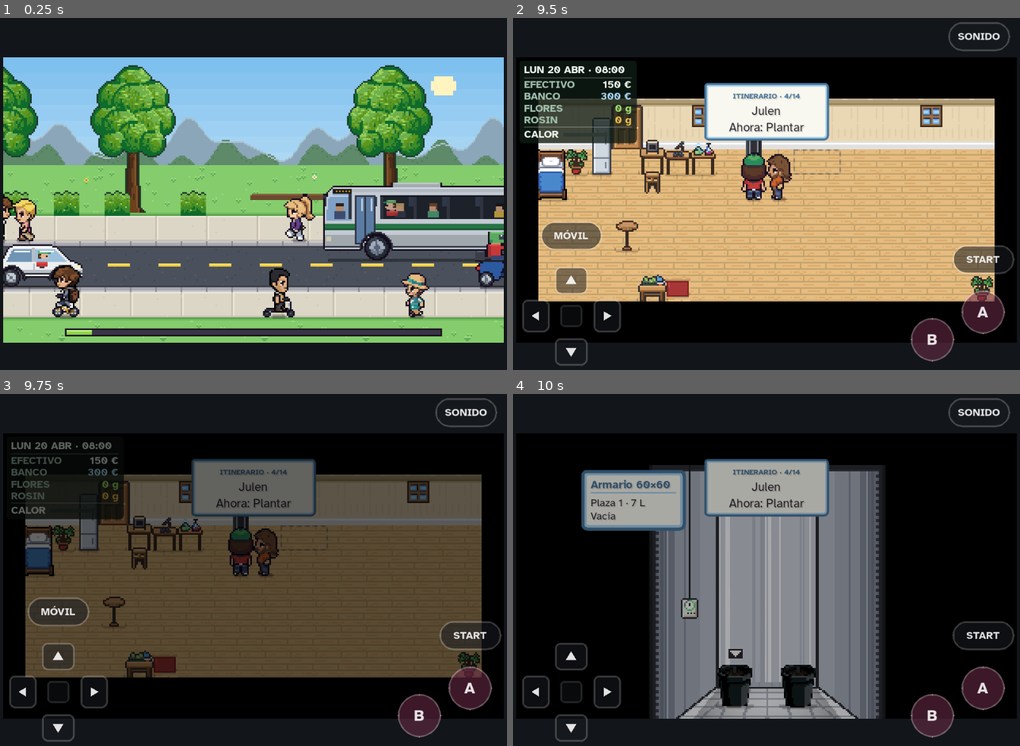
Above: before the commit, frames 1-4 (two rows, left to right).
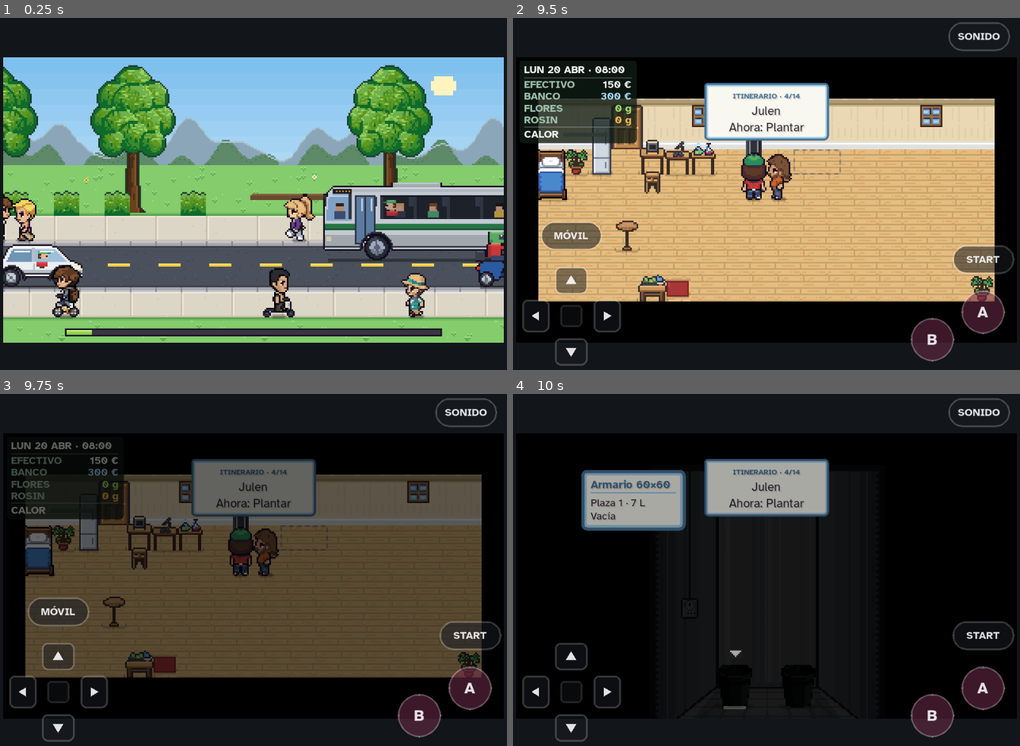
Above: after the commit, the same moments.

Repository: u0921985828-arch/Strainmon
Game: Godot game, scene res://juego.tscn
Two runs of this game, one before a commit and one after it. Both use one fixed random seed, a clock stepped at 60 frames per second and the inputs below.
Inputs (mouse positions are in pixels of both pictures, inside the frame that each line leads up to):
- Up to frame 1 (0.25 s): no input
- Up to frame 2 (9.5 s): tap Enter at 0.5 s; move the mouse to (878, 179) at 0.52 s; hold Right 0.53-1.25 s; tap Z at 0.6 s; click (878, 179) at 0.67 s; tap Space at 0.77, 3.77, 5.75, 6.77 s; drag from (665, 218) to (741, 274) at 1.27 s; move the mouse to (817, 116) at 2.02 s; hold Right 2.03-2.75 s; tap Keypad Enter at 2.1 s; drag from (741, 274) to (614, 141) at 2.77 s; move the mouse to (918, 257) at 3.52 s; hold Left 3.53-4.25 s; tap X at 3.6 s; drag from (614, 141) to (690, 106) at 4.27 s; move the mouse to (791, 201) at 5.02 s; hold Down 5.03-5.75 s; tap K at 5.1 s; click (791, 201) at 5.17 s; drag from (690, 106) to (665, 218) at 5.77 s; move the mouse to (878, 179) at 6.52 s; hold Up 6.53-7.25 s; tap M at 6.6 s; drag from (665, 218) to (741, 274) at 7.27 s; move the mouse to (817, 116) at 8.02 s; hold Down 8.03-8.75 s; tap P at 8.1 s; drag from (741, 274) to (614, 141) at 8.77 s
- Up to frame 3 (9.75 s): move the mouse to (405, 633) at 9.52 s; hold Up from 9.53 s (still down); tap Enter at 9.6 s; click (405, 633) at 9.67 s
- Up to frame 4 (10 s): keep holding Up; tap Space at 9.77 s

Frames 1-3 are identical in both runs. In frame 4, 27% of the frame differs, in the area x 27-73%, y 20-93%.

Commit message:
Retrato del cliente, nave cerrada hasta alquilarla y por reformar, carpa a oscuras salvo la luz
- retrato_de: la etiqueta de un cliente (TURISTA, PIJO…) da el muñeco con el que hablas (etiquetas_ct)
- puerta_cerrada/gate_cerrado: la nave y los locales sin alquilar se pintan cerrados
- Arrieta: «Verla por dentro» lleva a nave-r (vacía, con trastos) y al salir repite la oferta
- vista C con CAL: fuera del haz a oscuras, reflejo de las paredes por escalones, apagada al 16 %
- pruebas nuevas nave_puerta.gd (28) y luz_carpa.gd (30); retratos.gd §3c

Co-Authored-By: Claude Opus 5.5 <noreply@anthropic.com>
Claude-Session: https://claude.ai/code/session_01WWCwQsjgK3rvw6gQoSEGYZ

Diff:
--- a/ribera-verde/godot/src/arte.gd
+++ b/ribera-verde/godot/src/arte.gd
@@ -376,6 +376,50 @@
 	cache[k] = o
 	return o
 
+# lo que reflejan las paredes plateadas (con CAL): la distancia (en casillas de 8 vecinos) de cada píxel al haz de la luz L, en
+# escalones como el pixel art: en el haz, 1; a 3 px, .78; a 7, .62; a 12, .52; más lejos, amb (el shader de la vista C la usa)
+const REFLEJO := [[0, 1.0], [3, .78], [7, .62], [12, .52]]
+static func reflejo(L: Image, amb: float) -> Image:
+	var k := "refl|%d|%s" % [L.get_instance_id(), amb]
+	if cache.has(k):
+		return cache[k]
+	var W := L.get_width()
+	var H := L.get_height()
+	var d := PackedInt32Array()
+	d.resize(W * H)
+	for y in H:
+		for x in W:
+			d[y * W + x] = 0 if L.get_pixel(x, y).a8 else 9999
+	for y in H:   # dos pasadas de chaflán (Chebyshev)
+		for x in W:
+			var i := y * W + x
+			if x > 0: d[i] = mini(d[i], d[i - 1] + 1)
+			if y > 0:
+				d[i] = mini(d[i], d[i - W] + 1)
+				if x > 0: d[i] = mini(d[i], d[i - W - 1] + 1)
+				if x < W - 1: d[i] = mini(d[i], d[i - W + 1] + 1)
+	for y in range(H - 1, -1, -1):
+		for x in range(W - 1, -1, -1):
+			var i := y * W + x
+			if x < W - 1: d[i] = mini(d[i], d[i + 1] + 1)
+			if y < H - 1:
+				d[i] = mini(d[i], d[i + W] + 1)
+				if x < W - 1: d[i] = mini(d[i], d[i + W + 1] + 1)
+				if x > 0: d[i] = mini(d[i], d[i + W - 1] + 1)
+	var o := Image.create(W, H, false, Image.FORMAT_L8)
+	for y in H:
+		for x in W:
+			var v := amb
+			for e in REFLEJO:
+				if d[y * W + x] <= int(e[0]):
+					v = maxf(amb, float(e[1]))
+					break
+			o.set_pixel(x, y, Color(v, v, v))
+	if cache.size() > 1024:   # R7: tope
+		cache.clear()
+	cache[k] = o
+	return o
+
 # de dónde cuelga la campana (vcCuelga): la primera y la última columna con algo de su fila de arriba (las cuerdas de los LED) y esa fila
 const VC_CUERDA := Color8(28, 29, 34)
 const VC_POLEA := [Color8(58, 60, 68), Color8(122, 133, 132)]   # cuerpo y brillo de la rueda
--- a/ribera-verde/godot/src/mundo.gd
+++ b/ribera-verde/godot/src/mundo.gd
@@ -42,6 +42,7 @@
 	super()
 	MAPS = D.MAPS.duplicate(true)
 	Datos.enteros(MAPS)
+	mapa_nave_r()
 
 # ---------- utilidades (00-nucleo) ----------
 static func mayus(t: String) -> String:
@@ -270,6 +271,8 @@
 		k = k.substr(4)
 	if k == "" or k in NO_PERSONA:
 		return null
+	if habla_look is Dictionary and k in etiquetas_ct():   # el cliente con el que hablas (TURISTA, PIJO…): su muñeco, no el NPC turista
+		return [habla_look, mujer_look(habla_look)]
 	if B is Dictionary and B.get("kind") in ["thief", "police"] and B.get("look") is Dictionary and _llano(str(B.get("name", ""))) == k:
 		return [B.look, mujer_look(B.look)]   # el ladrón de la pelea, con su capucha, y el agente (no un cliente al azar)
 	if _looks_n.is_empty():
@@ -304,6 +307,17 @@
 	if " " in k or k.length() < 3:
 		return null
 	return [Datos.rand_look("ret" + k, "client"), mujer_nombre(k)]
+
+var _etq_ct := []
+func etiquetas_ct() -> Array:
+	if _etq_ct.is_empty():
+		for t in D.CTYPES:
+			_etq_ct.append(_llano(str(D.CTYPES[t].label)))
+			_etq_ct.append(_llano(Datos.tp(str(D.CTYPES[t].label))))
+		for t in D.GENERO.ctM:
+			_etq_ct.append(_llano(str(D.GENERO.ctM[t])))
+			_etq_ct.append(_llano(Datos.tp(str(D.GENERO.ctM[t]))))
+	return _etq_ct
 
 # PIJA, CATADORA: la etiqueta del tipo de cliente, en femenino si es una chica (1.43.3)
 func etiqueta_ct(t: String, m: bool) -> String:
@@ -809,6 +823,24 @@
 			n.o[int(q[1])][int(q[0])] = "estanteC"   # i18n-no
 			ne -= 1
 	montar_puertas("nave")   # 1.51: el despacho y la habitación, detrás de sus puertas
+
+# (lo pidió el usuario: «cuando lo vayas a alquilar, entres al local y por reformar»): la nave sin alquilar por dentro (nave-r),
+# la de siempre sin muebles y con los trastos del último inquilino; se entra con Arrieta (talk_nave), no por la persiana
+const NAVE_RUINA := [[0, 2, "crate"], [1, 2, "cajasT"], [4, 2, "sacos"], [5, 2, "crate"], [9, 2, "bidonT"], [10, 2, "barrilT"],
+	[14, 2, "neumT"], [16, 2, "cajasT"], [17, 2, "crate"], [2, 5, "neumT"], [11, 4, "garrafa"], [12, 5, "cuboS"], [15, 6, "crate"], [16, 6, "sacos"]]   # i18n-no
+
+func mapa_nave_r() -> void:
+	if not D.MAPS.has("nave"):
+		return
+	var m: Dictionary = D.MAPS.nave.duplicate(true)
+	Datos.enteros(m)
+	m.name = "nave-r"
+	for y in m.h:
+		for x in m.w:
+			m.o[y][x] = null
+	for q in NAVE_RUINA:
+		m.o[q[1]][q[0]] = q[2]
+	MAPS["nave-r"] = m
 
 # MAESTRO [8]: el despacho de lujo (DESPACHO): la tarima, las paredes, la alfombra y los muebles, sobre la copia del de siempre
 var _desp0 = null
@@ -1953,6 +1985,10 @@
 		montar_casa()
 	if name_ == "nave":
 		montar_nave()
+	if Datos.CAL and name_ == "valdehierro" and S.flags.get("naveVer"):   # de ver la nave por dentro: Arrieta, en la calle, pregunta
+		S.flags.erase("naveVer")
+		if S.get("nave") == null:
+			queue("naveVer", func(): await nave_vista())
 	if name_ == "alto":
 		montar_alto()
 	if name_ == "camarote":
@@ -2224,6 +2260,9 @@
 func navero_de(_i: int):
 	return null
 
+func nave_vista() -> void:
+	pass
+
 func entra_local(_d):
 	pass
 
--- a/ribera-verde/godot/src/pinta.gd
+++ b/ribera-verde/godot/src/pinta.gd
@@ -899,7 +899,7 @@
 		var gp: String = "edificio-" + b.get("puerta", b.id)
 		if b.get("doorX") != null and Atlas.anim_de(gp, "puerta"):
 			var dy: int = b.y0 + b.h - 1
-			var abierta: bool = J.P.x >= b.doorX and J.P.x <= b.doorX + (1 if b.get("ancha") else 0) and (J.P.y == dy or J.P.y == dy + 1)
+			var abierta: bool = J.P.x >= b.doorX and J.P.x <= b.doorX + (1 if b.get("ancha") else 0) and (J.P.y == dy or J.P.y == dy + 1) and not J.puerta_cerrada(m, b)
 			var p = Atlas.frame_de(gp, "puerta", "unica", 0, {"i": -1 if abierta else 0})
 			if p:
 				_img(_sin_pared(p.c, "%s|%d" % [gp, p.i]) if b.get("mascara") else p.c, b.doorX * 16 - 8 + b.get("dx", 0) - cam.x, (dy + 1) * 16 - 32 - cam.y)
--- a/ribera-verde/godot/src/venta.gd
+++ b/ribera-verde/godot/src/venta.gd
@@ -536,7 +536,14 @@
 		return
 	if N == null:
 		var e: float = D.NAVE.fianza + recibo_nave()   # 1.35: la fianza y la primera semana; después, cada RECIBO.dias, en efectivo
-		if await ask(T("La nave está vacía: {f} de fianza y {r} cada {d} días, en efectivo; el primero, ahora. Paso a cobrar y te aviso antes. Sin preguntas.", {"f": Datos.eur(D.NAVE.fianza), "r": Datos.eur(recibo_nave()), "d": n(D.RECIBO.dias)}), [K("Alquilarla"), K("No")], A) != 0:
+		var oa := [K("Alquilarla"), K("Verla por dentro"), K("No")] if Datos.CAL else [K("Alquilarla"), K("No")]
+		var ra: int = await ask(T("La nave está vacía: {f} de fianza y {r} cada {d} días, en efectivo; el primero, ahora. Paso a cobrar y te aviso antes. Sin preguntas.", {"f": Datos.eur(D.NAVE.fianza), "r": Datos.eur(recibo_nave()), "d": n(D.RECIBO.dias)}), oa, A)
+		if Datos.CAL and ra == 1:   # (lo pidió el usuario): verla antes, por reformar
+			await say(K("Vamos, te abro. Está como la dejó el último: polvo y trastos. Si te la quedas, la vacío y te meto las mesas."), A)
+			S.flags.naveVer = 1
+			await warp({"to": "nave-r", "x": 6, "y": 6, "dir": "up"})
+			return
+		if ra != 0:
 			return
 		if S.money < e:
 			sfx("bad")
@@ -733,6 +740,40 @@
 				await acceso("llave", "club")
 	await warp(d)
 
+# Arrieta, al salir de verla por dentro
+func nave_vista() -> void:
+	await say(K("¿Qué? Con una limpieza y las mesas, queda como nueva."), K("ARRIETA"))
+	await talk_nave()
+
+# (lo pidió el usuario: «no se debería poder abrir la puerta, como en los locales que no están alquilados»): con CAL, la puerta de
+# un local cerrado no se abre aunque estés delante (pinta.gd, _arte_edificios); las mismas condiciones que entra_local
+func puerta_cerrada(m: Dictionary, b: Dictionary) -> bool:
+	if not Datos.CAL or S == null or b.get("doorX") == null:
+		return false
+	var dy: int = int(b.y0) + int(b.h) - 1
+	for dx in [0, 1]:
+		var d = m.get("doors", {}).get("%d,%d" % [int(b.doorX) + dx, dy])
+		if d is Dictionary and d.get("gate"):
+			return gate_cerrado(str(d.gate))
+	return false
+
+func gate_cerrado(g: String) -> bool:
+	var gk := g.split(":")
+	match gk[0]:
+		"nave":
+			return S.get("nave") == null
+		"neg":
+			return gk.size() > 1 and not S.loc.has(gk[1])
+		"setas":
+			return S.get("setas") == null or Datos.PLAY
+		"franco":
+			return not mar_ok() or int(S.mar.paso) < 1
+		"club":
+			return gk.size() > 1 and D.CLUBS.has(gk[1]) and S.ch < int(D.CLUBS[gk[1]].ch)
+		"disco":
+			return S.ch < int(D.DISCO.ch) or not disco_abierta()
+	return false
+
 func atras_puerta() -> void:
 	var y: int = P.y + 1
 	P.fy = y
@@ -747,6 +788,9 @@
 	if o == null:
 		return false
 	var txt := ""
+	if S.map == "nave-r":   # la nave sin alquilar: los trastos del último
+		await say(K("Neumáticos viejos y bidones vacíos.") if o in ["neumT", "bidonT", "barrilT"] else (K("Sacos rotos de algo que ya no se sabe qué era.") if o == "sacos" else K("Cajas con polvo del último inquilino. Si la alquilas, Arrieta las saca.")))
+		return true
 	if Datos.CAL and await obj_vip(o):   # MAESTRO [9]
 		return true
 	if Datos.CAL and S.map == "nave" and o == "estanteC":   # MAESTRO [8]: las estanterías de tarros de la nave
--- a/ribera-verde/godot/src/vista.gd
+++ b/ribera-verde/godot/src/vista.gd
@@ -22,18 +22,25 @@
 const SEL_TEMP := -2   # VC.sel del temporizador (1.10)
 const RUEDA := [[3, 0], [4, 0], [5, 1], [6, 2], [6, 3], [6, 4], [5, 5], [4, 6], [3, 6], [2, 6], [1, 5], [0, 4], [0, 3], [0, 2], [1, 1], [2, 0]]
 const VACIO := Color8(0x4a, 0x4a, 0x56)
+# con CAL, la carpa sin el baño de luz: lo que no ilumina el haz (ni reflejan las paredes cerca de él), a AMB; apagada, a AMB_OFF
+const AMB := .42
+const AMB_OFF := .16
 
 const OVERLAY := """// i18n-no
 shader_type canvas_item;
 uniform sampler2D pantalla : hint_screen_texture, filter_nearest;
 uniform float fuerza = 1.0;
+uniform float amb = 1.0;
+uniform sampler2D refl : filter_nearest;
 void fragment() {
 	vec4 s = texture(TEXTURE, UV);
 	vec3 b = texture(pantalla, SCREEN_UV).rgb;
 	vec3 m = 2.0 * b * s.rgb;
 	vec3 n = 1.0 - 2.0 * (1.0 - b) * (1.0 - s.rgb);
 	vec3 o = mix(m, n, step(vec3(0.5000001), b));
-	COLOR = vec4(mix(b, o, s.a * fuerza), 1.0);
+	// con CAL: lo que no toca la luz, a oscuras; cerca del haz, lo que reflejan las paredes plateadas (refl: Arte.reflejo)
+	float k = amb < 1.0 ? max(texture(refl, UV).r, amb) : 1.0;
+	COLOR = vec4(mix(b, o, s.a * fuerza) * k, 1.0);
 }
 """
 
@@ -385,9 +392,17 @@
 		n.position = Vector2(ox, sh - 160)
 	var on := Cultivo.plantas_vivas(S, VC.ci)
 	luz.visible = on and g.vc != null
+	luz.material.set_shader_parameter("amb", AMB if Datos.CAL else 1.0)
 	if luz.visible:
 		luz.texture = Arte.tex("luz|%s|%s|%d|%d" % [g.c.t, g.vc.tipo, g.vc.foco.a, g.vc.fy], Arte.luz(g.c.t, g.vc))
 		luz.material.set_shader_parameter("fuerza", Datos.carga().LUZ_C.get(g.vc.tipo, [0, 1])[1])
+		if Datos.CAL:
+			luz.material.set_shader_parameter("refl", Arte.tex("refl|%s|%s|%d|%d" % [g.c.t, g.vc.tipo, g.vc.foco.a, g.vc.fy], Arte.reflejo(Arte.luz(g.c.t, g.vc), AMB)))
+	elif Datos.CAL and g.vc != null:   # apagada: la carpa entera a oscuras, sin haz
+		luz.visible = true
+		luz.texture = Arte.tex("luz|negra", Image.create(240, 160, false, Image.FORMAT_RGBA8))
+		luz.material.set_shader_parameter("amb", AMB_OFF)
+		luz.material.set_shader_parameter("refl", Arte.tex("refl|negra", Image.create(240, 160, false, Image.FORMAT_L8)))
 	base.queue_redraw()
 	encima.queue_redraw()
 
--- /dev/null
+++ b/ribera-verde/godot/tests/luz_carpa.gd
@@ -0,0 +1,125 @@
+# Landrace Hunters (Godot) — la carpa por dentro con la luz de verdad (lo pidió el usuario: «el sprite de la carpa por dentro está
+# iluminado completo y debería estar iluminado únicamente lo que ilumina la luz y lo que reflejan las paredes»), con Datos.CAL.
+# Cada escena del oráculo, pintada sin CAL (como el HTML) y con CAL: fuera del haz y lejos de él, oscuro; dentro del haz, igual de
+# claro que antes; cerca del haz, entre medias (el reflejo); apagada, toda a oscuras salvo la campana.
+#   xvfb-run … --rendering-driver opengl3 --script res://tests/luz_carpa.gd -- --sin-arranque [--pintar <dir>]
+extends SceneTree
+
+const Datos = preload("res://src/datos.gd")
+const Cultivo = preload("res://src/cultivo.gd")
+const Vista = preload("res://src/vista.gd")
+const Arte = preload("res://src/arte.gd")
+
+var n_ok := 0
+var fallos := []
+
+func _initialize() -> void:
+	Datos.PLAY = false
+	_corre.call_deferred()
+
+func arg(k: String, d := "") -> String:
+	var a := OS.get_cmdline_user_args()
+	var i := a.find(k)
+	return a[i + 1] if i >= 0 and i + 1 < a.size() else d
+
+func ok(que: String, c: bool) -> void:
+	if c:
+		n_ok += 1
+	else:
+		fallos.append(que)
+
+func estado(e: Dictionary) -> Dictionary:
+	var S := Cultivo.nuevo_estado()
+	S.carpas = [{"t": e.t, "foco": e.foco}]
+	S.carpas[0].merge(e.get("x", {}).duplicate(true))
+	S.macetas = e.macetas.duplicate()
+	S.pots = []
+	for p in e.pots:
+		S.pots.append(p.duplicate(true) if p else null)
+	S.custom = e.get("custom", {})
+	S.gen = e.get("gen", {})
+	return S
+
+func pinta(e: Dictionary, cal: bool) -> Image:
+	Datos.CAL = cal
+	var sv := SubViewport.new()
+	sv.size = Vector2i(240, 160)
+	sv.transparent_bg = false
+	sv.render_target_update_mode = SubViewport.UPDATE_ALWAYS
+	root.add_child(sv)
+	var v = Vista.new()
+	sv.add_child(v)
+	v.pinta(estado(e), {"ci": 0, "sel": -9}, float(e.now))
+	for n in 3:
+		await RenderingServer.frame_post_draw
+	var im := sv.get_texture().get_image()
+	im.convert(Image.FORMAT_RGBA8)
+	sv.queue_free()
+	return im
+
+func lum(c: Color) -> float:
+	return .299 * c.r + .587 * c.g + .114 * c.b
+
+# la media de luz de los píxeles de la lista
+func media(im: Image, P: Array) -> float:
+	var t := 0.0
+	for p in P:
+		t += lum(im.get_pixel(p.x, p.y))
+	return t / maxf(1, P.size())
+
+func _corre() -> void:
+	var O = JSON.parse_string(FileAccess.get_file_as_string("res://tests/oraculo.json"))
+	var dir := arg("--pintar")
+	for e in O.escenas:
+		if e.html == null:
+			continue
+		var S := estado(e)
+		var g = Vista.geo(S, 0)
+		if g.vc == null:
+			continue
+		var on := Cultivo.plantas_vivas(S, 0)
+		var a: Image = await pinta(e, false)
+		var b: Image = await pinta(e, true)
+		if dir != "":
+			var j := Image.create(484, 160, false, Image.FORMAT_RGBA8)
+			j.blit_rect(a, Rect2i(0, 0, 240, 160), Vector2i.ZERO)
+			j.blit_rect(b, Rect2i(0, 0, 240, 160), Vector2i(244, 0))
+			j.resize(484 * 3, 480, Image.INTERPOLATE_NEAREST)
+			j.save_png(dir.path_join("luz-%s.png" % e.k))
+		# la máscara del haz: dentro (alfa), lejos (a más de 12 px de cualquier píxel del haz) y la pared (lo que no es negro sin CAL)
+		var M = Arte.luz(g.c.t, g.vc) if on else null
+		var dentro := []
+		var lejos := []
+		var todo := []
+		for y in range(0, 160, 2):
+			for x in range(0, 240, 2):
+				if lum(a.get_pixel(x, y)) < .04:
+					continue
+				todo.append(Vector2i(x, y))
+				if M == null:
+					continue
+				if M.get_pixel(x, y).a8:
+					dentro.append(Vector2i(x, y))
+					continue
+				var cerca := false
+				for dy in range(-12, 13, 3):
+					for dx in range(-12, 13, 3):
+						var X := x + dx
+						var Y := y + dy
+						if X >= 0 and X < 240 and Y >= 0 and Y < 160 and M.get_pixel(X, Y).a8:
+							cerca = true
+				if not cerca:
+					lejos.append(Vector2i(x, y))
+		if on:
+			ok("%s: hay haz y sitio a oscuras" % e.k, dentro.size() > 50 and lejos.size() > 50)
+			ok("%s: lejos del haz, oscuro (≤ 55 %% de antes)" % e.k, media(b, lejos) <= .55 * media(a, lejos))
+			ok("%s: dentro del haz, igual de claro (≥ 92 %% de antes)" % e.k, media(b, dentro) >= .92 * media(a, dentro))
+			ok("%s: el haz destaca (≥ 1,8 × lo de lejos)" % e.k, media(b, dentro) >= 1.8 * media(b, lejos))
+		else:
+			ok("%s: apagada, a oscuras (≤ 25 %% de antes)" % e.k, media(b, todo) <= .25 * media(a, todo))
+	# sin CAL, como el HTML: la pared tal cual (la prueba C2 de prueba.gd lo compara píxel a píxel)
+	Datos.CAL = true
+	for f in fallos:
+		print("FALLO  ", f)
+	print("luz_carpa: %d comprobaciones, %d fallos" % [n_ok + fallos.size(), fallos.size()])
+	quit(1 if fallos.size() else 0)
--- /dev/null
+++ b/ribera-verde/godot/tests/nave_puerta.gd
@@ -0,0 +1,166 @@
+# Ribera Verde (Godot) — la nave cerrada hasta alquilarla y por reformar (lo pidió el usuario: «cuando todavía no tienes la nave
+# alquilada o comprada, no se debería poder abrir la puerta, como en los locales que no están alquilados… estaría bien que cuando
+# lo vayas a alquilar, entres al local y por reformar»). Con CAL: la persiana no se abre sin alquilar (puerta_cerrada), Arrieta te
+# la enseña por dentro (nave-r: sin muebles, con los trastos del último) y, al salir, te pregunta otra vez.
+#   $GODOT --headless --path godot --script res://tests/nave_puerta.gd   → «nave_puerta: N comprobaciones, 0 fallos»
+#   (con xvfb y opengl3, `-- --pintar <dir>`: la persiana delante y la nave por reformar)
+extends SceneTree
+
+const Datos = preload("res://src/datos.gd")
+const Juego = preload("res://src/juego.gd")
+
+var J
+var M
+var D
+var MENUS := []
+var LOG := []
+var QUIERO := []
+var n := 0
+var fallos := []
+
+func _initialize() -> void:
+	Datos.PLAY = false   # la versión entera (con PLAY, las de Google Play: tests/play.gd)
+	_corre.call_deferred()
+
+func chk(c: bool, txt: String) -> void:
+	n += 1
+	if not c:
+		fallos.append(txt)
+
+# los menús: el primero que empiece por lo siguiente de QUIERO; si no, el último
+func _menu(items: Array, o: Dictionary) -> Dictionary:
+	var labels := []
+	for it in items:
+		labels.append(it if it is String else str(it.get("label", "")))
+	MENUS.append(labels)
+	var k := labels.size() - 1
+	if QUIERO.size():
+		var q: String = QUIERO.pop_front()
+		for i in labels.size():
+			if labels[i].begins_with(q):
+				k = i
+				break
+	o = o.duplicate()
+	o.initial = k
+	return o
+
+func corre(f: Callable) -> bool:
+	var st := {"fin": false}
+	var co := func():
+		await J.run(f)
+		st.fin = true
+	co.call()
+	var t0: float = M.reloj
+	while not st.fin or not J.is_free() or not J.pending.is_empty():
+		if M.reloj - t0 > 60000 or not M.paso():
+			print("  bloqueo: fin %s libre %s handlers %s pend %s modo %s" % [st.fin, J.is_free(), J.handlers.size(), J.pending.size(), J.mode])
+			return false
+	return true
+
+func habla(q: Array) -> String:
+	QUIERO = q
+	LOG = []
+	MENUS = []
+	chk(corre(J.talk_nave), "bloqueo con %s" % [q])
+	return " ".join(LOG)
+
+func arg(k: String) -> String:
+	var a := OS.get_cmdline_user_args()
+	var i := a.find(k)
+	return a[i + 1] if i >= 0 and i + 1 < a.size() else ""
+
+func pinta(k: String) -> void:
+	var dir := arg("--pintar")
+	if dir == "":
+		return
+	await process_frame
+	await process_frame
+	J.pintor.redibuja(0.0)
+	for q in 4:
+		await RenderingServer.frame_post_draw
+	root.get_texture().get_image().save_png(dir.path_join("nave-%s.png" % k))
+
+func bld_nave(m: Dictionary) -> Dictionary:
+	for b in m.blds:
+		if b.id == "nave":
+			return b
+	return {}
+
+func _corre() -> void:
+	Juego.GUARDADO = "user://prueba-nave-puerta.json"
+	Juego.AJUSTES = "user://prueba-nave-puerta-ajustes.json"
+	Datos.CAL = true
+	var O = JSON.parse_string(FileAccess.get_file_as_string("res://tests/pantallas.json"))
+	var e: Dictionary = {}
+	for x in O:
+		if x.k == "caja-dentro":
+			e = Datos.enteros(x)
+	J = Juego.new()
+	root.add_child(J)
+	M = J.M
+	D = J.D
+	J.S = e.S
+	J.S.ch = 6
+	J.S.erase("nave")
+	J.S.money = 20000
+	J.enter_map("valdehierro", 17, 8, "up")
+	J.mode = "world"
+	J.oraculo = true
+	J.gancho_menu = _menu
+	J.gancho_texto = func(t, nm): LOG.append(t)
+	J.gancho_toast = func(_h, _ms): pass
+	M.intervalo(func():
+		if J.handlers.size():
+			J.press("A"), 12)
+	M.intervalo(func(): J.update(1000 / 60.0), 1000 / 60.0)
+	# 1 · sin alquilar, la persiana se queda echada aunque estés delante; los locales sin alquilar, igual
+	var V: Dictionary = J.MAPS.valdehierro
+	var b := bld_nave(V)
+	chk(J.has_method("puerta_cerrada"), "puerta_cerrada")
+	if not J.has_method("puerta_cerrada"):
+		return _fin()
+	chk(J.puerta_cerrada(V, b), "sin alquilar: cerrada")
+	J.enter_map("valdehierro", 12, 7, "up")
+	await pinta("persiana")
+	J.enter_map("valdehierro", 17, 8, "up")
+	chk(J.gate_cerrado("neg:valde") == not J.S.loc.has("valde"), "el taller sin alquilar: cerrado")
+	Datos.CAL = false
+	chk(not J.puerta_cerrada(V, b), "sin CAL, como antes")
+	Datos.CAL = true
+	# 2 · la nave por dentro, con Arrieta: sin muebles, con trastos; no se alquila nada ni se paga
+	var t := habla(["Verla por dentro"])
+	chk(MENUS.size() and MENUS[0].has("Verla por dentro"), "la opción: %s" % [MENUS])
+	chk(J.S.map == "nave-r" and J.S.get("nave") == null and int(J.S.money) == 20000, "dentro sin alquilar: %s %s %s" % [J.S.map, J.S.get("nave"), J.S.money])
+	await pinta("reformar")
+	var R: Dictionary = J.MAPS.get("nave-r", {})
+	var objs := []
+	for fila in R.get("o", []):
+		for o in fila:
+			if o != null:
+				objs.append(o)
+	chk(objs.size() >= 6 and not objs.any(func(o): return str(o).begins_with("mesaN") or o in ["escritorio", "secadero", "estanteN", "carpaM"]), "por reformar: %s" % [objs])
+	chk(R.get("exits", {}).has("6,7") and R.o[6][6] == null and R.o[6][7] == null, "la salida libre")
+	var hechos := {}
+	for y in R.h:   # cada trasto, con su texto
+		for x in R.w:
+			var o = R.o[y][x]
+			if o == null or hechos.has(o):
+				continue
+			hechos[o] = 1
+			LOG = []
+			chk(corre(func(): await J.object_action(x, y)), "A en %s" % o)
+			chk(LOG.size() > 0, "%s dice algo" % o)
+	# 3 · al salir, Arrieta pregunta; alquilada, la persiana se abre
+	QUIERO = ["Alquilarla"]
+	MENUS = []
+	J.enter_map("valdehierro", 12, 8, "down")
+	chk(corre(func(): pass), "la cola al salir")
+	chk(MENUS.size() and MENUS[0].has("Alquilarla"), "al salir, la oferta: %s" % [MENUS])
+	chk(J.S.get("nave") != null and not J.puerta_cerrada(V, b), "alquilada: abierta")
+	_fin()
+
+func _fin() -> void:
+	for x in fallos:
+		print("  FALLO " + x)
+	print("nave_puerta: %d comprobaciones, %d fallos" % [n, fallos.size()])
+	quit(1 if fallos.size() else 0)
--- a/ribera-verde/godot/tests/retratos.gd
+++ b/ribera-verde/godot/tests/retratos.gd
@@ -124,6 +124,19 @@
 			J.habla_look = J.mk_ent(d).look
 			var rp = J.retrato_de("LA PRESIDENCIA")
 			chk(rp is Array and Retrato.grupo(rp[0], rp[1]) == Atlas.grupo_look(J.habla_look), "%s, el del mapa" % d.id)
+	# 3c · lo vio el usuario: un cliente de la calle (TURISTA, PIJO…) con el retrato del muñeco con el que hablas, no el del NPC turista
+	var lbls := []
+	for t in D.CTYPES:
+		lbls.append(str(D.CTYPES[t].label))
+	for t in D.GENERO.ctM:
+		lbls.append(str(D.GENERO.ctM[t]))
+	for i in 6:
+		var Lc: Dictionary = Datos.rand_look("ret-cli%d" % i, "client")
+		J.habla_look = Lc
+		var gc := Retrato.grupo(Lc, J.mujer_look(Lc))
+		for lb in lbls:
+			var rc = J.retrato_de(lb)
+			chk(rc is Array and Retrato.grupo(rc[0], rc[1]) == gc, "cliente %s %d: el del muñeco (%s)" % [lb, i, gc])
 	J.habla_look = null
 	var nom0 = J.S.get("name")
 	var sx0 = J.S.get("sexo")
Not shown, changed: ribera-verde/CHANGELOG.md
Not shown, changed: ribera-verde/CLAUDE.md
Not shown, changed: ribera-verde/tools/tests.sh
